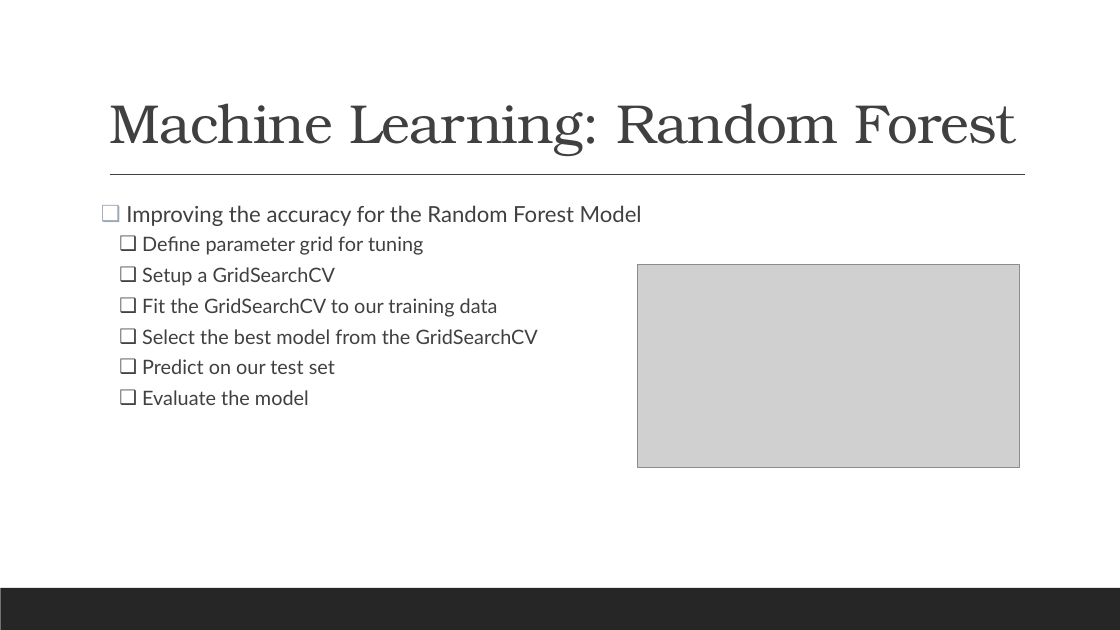
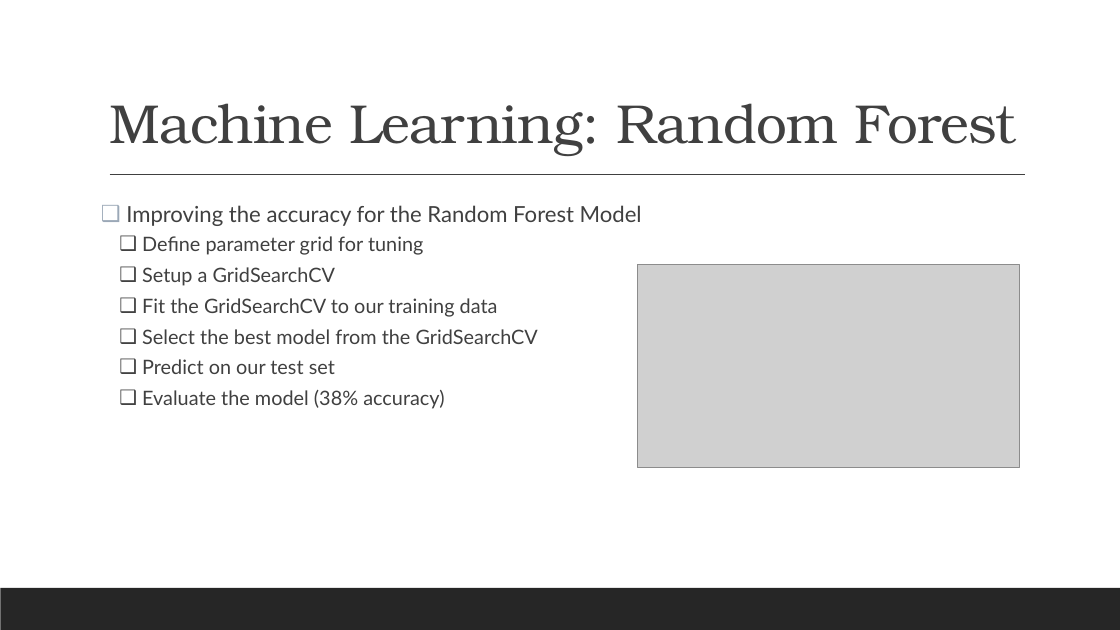
Before and after one commit to mrbowman86/Credit_Loan_Analysis, a slide deck: slide 11 of Credit_Loan_Analysis_PPT.pptx. Drawn at 1120x630 pixels with LibreOffice and Linux fonts; fonts in the diff are those of the drawing; grey boxes stand for pictures. Boxes give left, top, right and bottom in pixels: in the first picture for what was removed or moved away, otherwise in the second. Text is boxed around its words. In the diff, an @@ line names an element or a change of style, - is before the commit and + after.

```diff
--- a/Credit_Loan_Analysis_PPT.pptx
+++ b/Credit_Loan_Analysis_PPT.pptx
@@ text at [142,390,444,409]: text changed @@
-  ❑ Evaluate the model
+  ❑ Evaluate the model (38% accuracy)
```
Also in this commit, not shown: 4 other slides changed.
